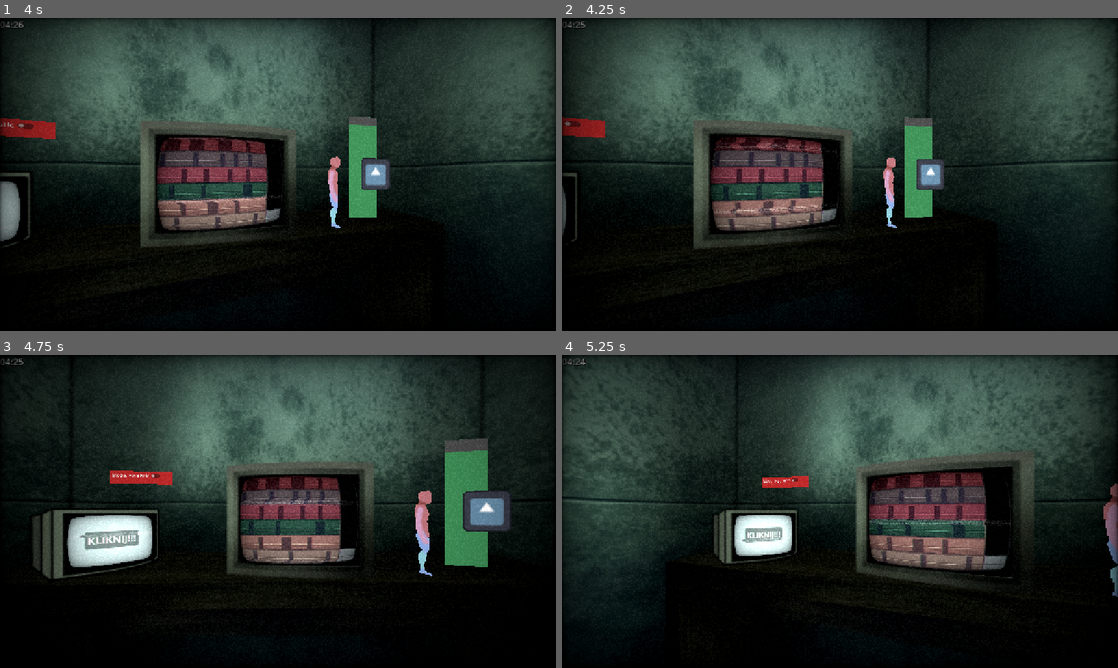
Above: before the commit, frames 1-4 (two rows, left to right).
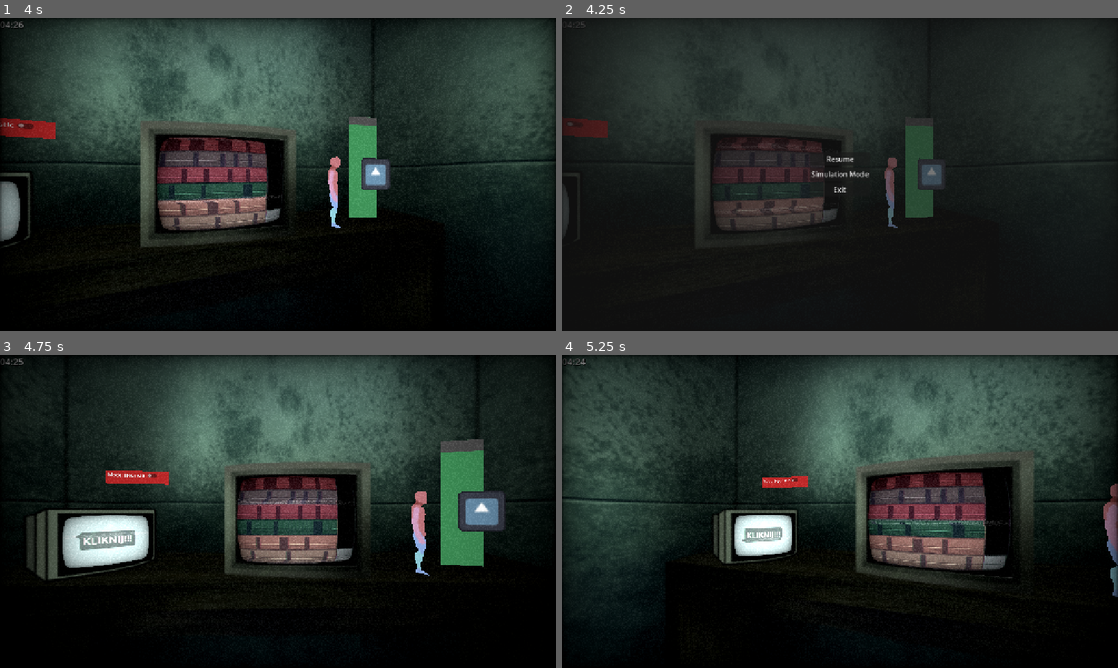
Above: after the commit, the same moments.

Repository: grinrix/Uplift-Enterprise
Game: Godot game, scene res://SecurityRoom3D.tscn
Two runs of this game, one before a commit and one after it. Both use one fixed random seed, a clock stepped at 60 frames per second and the inputs below. This scene is started directly instead of the project's main scene. The engine's default icon, where the game draws it, is replaced by a stand-in: a white triangle on a blue panel in a dark square.
Inputs (mouse positions are in pixels of both pictures, inside the frame that each line leads up to):
- Up to frame 1 (4 s): move the mouse to (400, 158) at 0.52 s; hold Up (ui_up) 0.53-1.28 s; click (400, 158) at 0.67 s; move the mouse to (166, 190) at 1.27 s; hold Down (ui_down) 1.28-2.03 s; click (166, 190) at 1.42 s; move the mouse to (333, 105) at 2.02 s; hold Up (ui_up) 2.03-3.53 s; click (333, 105) at 2.17 s; move the mouse to (250, 237) at 2.77 s; click (250, 237) at 2.92 s; move the mouse to (444, 221) at 3.52 s; hold Down (ui_down) from 3.53 s (still down); click (444, 221) at 3.67 s
- Up to frame 2 (4.25 s): keep holding Down (ui_down); tap Escape (escape, bound only after the commit) at 4.15 s
- Up to frame 3 (4.75 s): release Down (ui_down) at 4.25 s; click (278, 495) at 4.25 s, where only the run after the commit has a clickable "Resume"
- Up to frame 4 (5.25 s): move the mouse to (673, 464) at 5.02 s; hold Down (ui_down) from 5.03 s (still down); click (673, 464) at 5.17 s

Frame 1 is identical in both runs. In frame 2, 31% of the frame differs, in the area x 0-100%, y 1-73%; in frame 3, 5.2%; in frame 4, 0.3%.

Commit message:
dodano tablecik
no i ez

Diff:
--- a/ElevatorMovement.gd
+++ b/ElevatorMovement.gd
@@ -179,7 +179,7 @@
 	for i in range(nodes_to_visit.size()):
 		var next_node = nodes_to_visit[i]
 		var sum_to_next = abs(next_node - current_node)
-		print('dynamic!!!!!!!!!!!!!!')
+		# print('dynamic!!!!!!!!!!!!!!')
 
 		# tworzymy nową listę do sprawdzenia (bez tej trasy)
 		var remaining_nodes = nodes_to_visit.duplicate()
--- /dev/null
+++ b/LaptopApp.gd
@@ -0,0 +1,25 @@
+extends Control
+@onready var task_container = $VBoxContainer
+# punkty za zadanie
+var points_per_task: int = 150
+
+func _ready():
+	# łączymy checkboxy
+	for child in task_container.get_children():
+		if child is CheckBox:
+			child.toggled.connect(_on_task_toggled.bind(child)) # bind by wiedzieć co jest kliknietę
+
+func _on_task_toggled(button_pressed: bool, button_node: CheckBox):
+	if button_pressed:
+		print("Zadanie wykonane: ", button_node.text)
+		button_node.disabled = true
+		button_node.modulate = Color(0.0, 1.0, 0.0, 1.0)
+
+		var gm = get_tree().root.find_child("GameManager", true, false)
+		if gm:
+			if "score_points" in gm:
+				gm.score_points += points_per_task
+			if "completed_tasks" in gm:
+				gm.completed_tasks += 1
+
+			print("Aktualne punkty: ", gm.score_points)
--- /dev/null
+++ b/LaptopApp.tscn
@@ -0,0 +1,49 @@
+[gd_scene load_steps=2 format=3 uid="uid://48nhysgybdhn"]
+
+[ext_resource type="Script" uid="uid://cfyawrdymmq0l" path="res://LaptopApp.gd" id="1_eqpok"]
+
+[node name="LaptopApp" type="Control"]
+layout_mode = 3
+anchors_preset = 15
+anchor_right = 1.0
+anchor_bottom = 1.0
+grow_horizontal = 2
+grow_vertical = 2
+script = ExtResource("1_eqpok")
+
+[node name="ColorRect" type="ColorRect" parent="."]
+layout_mode = 1
+anchors_preset = 15
+anchor_right = 1.0
+anchor_bottom = 1.0
+grow_horizontal = 2
+grow_vertical = 2
+color = Color(0.07450981, 1, 1, 1)
+
+[node name="VBoxContainer" type="VBoxContainer" parent="."]
+layout_mode = 1
+anchors_preset = 8
+anchor_left = 0.5
+anchor_top = 0.5
+anchor_right = 0.5
+anchor_bottom = 0.5
+offset_left = -233.5
+offset_top = -115.0
+offset_right = 233.5
+offset_bottom = 115.0
+grow_horizontal = 2
+grow_vertical = 2
+theme_override_constants/separation = 15
+
+[node name="CheckBox" type="CheckBox" parent="VBoxContainer"]
+layout_mode = 2
+theme_override_colors/font_color = Color(0, 0, 0, 1)
+theme_override_font_sizes/font_size = 40
+text = "Wyjaraj 20 paczek malboro"
+
+[node name="CheckBox2" type="CheckBox" parent="VBoxContainer"]
+layout_mode = 2
+theme_override_colors/font_color = Color(0, 0, 0, 1)
+theme_override_constants/outline_size = 0
+theme_override_font_sizes/font_size = 40
+text = "Wypij całego jack daniels'a"
--- a/LaptopPanel.gd
+++ b/LaptopPanel.gd
@@ -1,30 +1,56 @@
 extends Control
-var is_open = false
-var screen_height = 0.0
+
+var is_open: bool = false
+var is_animating: bool = false
+var screen_height: float = 0.0
+var can_toggle: bool = true
+var top_zone_height: float = 50.0
+
 @onready var slide_tween: Tween
 
 func _ready():
 	screen_height = get_viewport_rect().size.y
-	# laptop jest ustawiony pod ekranem na start
-	position.y = screen_height
+	position.y = -screen_height
+	set_anchors_preset(Control.PRESET_FULL_RECT)
+	size = get_viewport_rect().size
+
 func _process(delta):
 	var mouse_y = get_viewport().get_mouse_position().y
-	var threshold = screen_height - 50
-	# Otwieranie
-	if mouse_y > threshold and not is_open:
+	if mouse_y < top_zone_height:
+		if can_toggle and not is_animating:
+			toggle_laptop()
+			can_toggle = false
+	else:
+		can_toggle = true
+
+func toggle_laptop():
+	if is_open:
+		close_laptop()
+	else:
 		open_laptop()
-	# Zamykanie
-	elif mouse_y < (screen_height - 400) and is_open:
-		close_laptop()
+
 func open_laptop():
-	is_open = true
+	is_animating = true
 	if slide_tween: slide_tween.kill()
 	slide_tween = create_tween()
-	# Wyjeżdża do góry (na pozycję 0)
-	slide_tween.tween_property(self, "position:y", 0.0, 0.5).set_trans(Tween.TRANS_CUBIC)
+
+	# zjeżdza w dół na sródek
+	slide_tween.tween_property(self, "position:y", 720.0, 0.5).set_trans(Tween.TRANS_CUBIC).set_ease(Tween.EASE_OUT)
+
+	await slide_tween.finished
+	is_open = true
+	is_animating = false
+	print("laptop otwarty")
+
 func close_laptop():
-	is_open = false
+	is_animating = true
 	if slide_tween: slide_tween.kill()
 	slide_tween = create_tween()
-	# Chowa się pod ekran
-	slide_tween.tween_property(self, "position:y", screen_height, 0.5).set_trans(Tween.TRANS_CUBIC)
+
+	# wraca do góry
+	slide_tween.tween_property(self, "position:y", -screen_height, 0.5).set_trans(Tween.TRANS_CUBIC).set_ease(Tween.EASE_IN)
+
+	await slide_tween.finished
+	is_open = false
+	is_animating = false
+	print("laptop zamknięty")
--- a/MainMenu.tscn
+++ b/MainMenu.tscn
@@ -1,6 +1,31 @@
-[gd_scene load_steps=2 format=3 uid="uid://7k288sjacbay"]
+[gd_scene load_steps=4 format=3 uid="uid://7k288sjacbay"]
 
 [ext_resource type="Script" uid="uid://ms2ke24ih5y0" path="res://MainMenu.gd" id="1_i26rj"]
+[ext_resource type="Shader" uid="uid://ol4bnpvkdj0g" path="res://crt_effect.gdshader" id="2_eiy7p"]
+
+[sub_resource type="ShaderMaterial" id="ShaderMaterial_h7a2f"]
+shader = ExtResource("2_eiy7p")
+shader_parameter/overlay = false
+shader_parameter/scanlines_opacity = 0.0
+shader_parameter/scanlines_width = 0.5
+shader_parameter/grille_opacity = 0.0
+shader_parameter/resolution = Vector2(8000, 6000)
+shader_parameter/pixelate = false
+shader_parameter/roll = false
+shader_parameter/roll_speed = 8.0
+shader_parameter/roll_size = 0.0
+shader_parameter/roll_variation = 0.10000000149012
+shader_parameter/distort_intensity = 0.05
+shader_parameter/noise_opacity = 0.4
+shader_parameter/noise_speed = 5.0
+shader_parameter/static_noise_intensity = 0.06
+shader_parameter/aberration = 4.7499999933364734e-08
+shader_parameter/brightness = 1.0
+shader_parameter/discolor = true
+shader_parameter/warp_amount = 0.0
+shader_parameter/clip_warp = false
+shader_parameter/vignette_intensity = 0.4
+shader_parameter/vignette_opacity = 0.5
 
 [node name="MainMenu" type="Control"]
 layout_mode = 3
@@ -20,9 +45,9 @@
 anchor_top = 0.5
 anchor_right = 0.5
 anchor_bottom = 0.5
-offset_left = -70.0
+offset_left = -120.0
 offset_top = -50.5
-offset_right = 70.0
+offset_right = 120.0
 offset_bottom = 50.5
 grow_horizontal = 2
 grow_vertical = 2
@@ -41,3 +66,14 @@
 layout_mode = 2
 text = "Exit
 "
+
+[node name="PostProcessing" type="CanvasLayer" parent="."]
+visible = false
+
+[node name="CRTShader" type="ColorRect" parent="PostProcessing"]
+material = SubResource("ShaderMaterial_h7a2f")
+anchors_preset = 15
+anchor_right = 1.0
+anchor_bottom = 1.0
+grow_horizontal = 2
+grow_vertical = 2
--- /dev/null
+++ b/PauseMenu.gd
@@ -0,0 +1,38 @@
+extends Control
+
+func _ready():
+	$"PanelContainer/Przyciski/resume".pressed.connect(_on_resume_pressed)
+	$"PanelContainer/Przyciski/simulation mode".pressed.connect(_on_simulation_pressed)
+	$"PanelContainer/Przyciski/exit".pressed.connect(_on_exit_pressed)
+	visible = false
+	process_mode = Node.PROCESS_MODE_ALWAYS
+
+func _process(_delta):
+	testEsc()
+
+func resume():
+	get_tree().paused = false
+	visible = false
+
+func pause():
+	get_tree().paused = true
+	visible = true
+
+func testEsc():
+	if Input.is_action_just_pressed("escape"):
+		if get_tree().paused:
+			resume()
+		else:
+			pause()
+
+func _on_resume_pressed():
+	resume()
+
+func _on_simulation_pressed():
+	print("Uruchamianie trybu symulacji...")
+	get_tree().paused = false
+	get_tree().change_scene_to_file("res://SecurityRoom.tscn")
+
+func _on_exit_pressed():
+	print("Zamykanie...")
+	get_tree().quit()
--- /dev/null
+++ b/PauseMenu.tscn
@@ -0,0 +1,44 @@
+[gd_scene load_steps=2 format=3 uid="uid://bagubuh2ppamm"]
+
+[ext_resource type="Script" uid="uid://ftea1bkme7j7" path="res://PauseMenu.gd" id="1_nov15"]
+
+[node name="PauseMenu" type="Control"]
+process_mode = 3
+layout_mode = 3
+anchors_preset = 15
+anchor_right = 1.0
+anchor_bottom = 1.0
+grow_horizontal = 2
+grow_vertical = 2
+script = ExtResource("1_nov15")
+
+[node name="PanelContainer" type="PanelContainer" parent="."]
+process_mode = 3
+layout_mode = 1
+anchors_preset = 15
+anchor_right = 1.0
+anchor_bottom = 1.0
+grow_horizontal = 2
+grow_vertical = 2
+
+[node name="Przyciski" type="VBoxContainer" parent="PanelContainer"]
+process_mode = 3
+layout_mode = 2
+size_flags_horizontal = 4
+size_flags_vertical = 4
+
+[node name="resume" type="Button" parent="PanelContainer/Przyciski"]
+process_mode = 3
+layout_mode = 2
+text = "Resume"
+
+[node name="simulation mode" type="Button" parent="PanelContainer/Przyciski"]
+process_mode = 3
+layout_mode = 2
+text = "Simulation Mode"
+
+[node name="exit" type="Button" parent="PanelContainer/Przyciski"]
+process_mode = 3
+layout_mode = 2
+text = "Exit
+"
--- a/SecurityRoom.tscn
+++ b/SecurityRoom.tscn
@@ -1,8 +1,9 @@
-[gd_scene load_steps=4 format=3 uid="uid://r04bfu67fn3t"]
+[gd_scene load_steps=5 format=3 uid="uid://r04bfu67fn3t"]
 
 [ext_resource type="Script" uid="uid://bboyo8ujf2eq3" path="res://SecurityRoom.gd" id="1_mc320"]
 [ext_resource type="Texture2D" uid="uid://cw8omhvneifim" path="res://Assets/room_bg.png" id="2_l3kad"]
 [ext_resource type="PackedScene" uid="uid://dy8iabomvheh5" path="res://GameMap.tscn" id="3_m0nhq"]
+[ext_resource type="PackedScene" uid="uid://bagubuh2ppamm" path="res://PauseMenu.tscn" id="4_l3kad"]
 
 [node name="SecurityRoom" type="Node2D"]
 script = ExtResource("1_mc320")
@@ -30,3 +31,7 @@
 [node name="GameMap" parent="ElevetorCam/SubViewport" instance=ExtResource("3_m0nhq")]
 position = Vector2(-28.500011, -11.999998)
 scale = Vector2(0.35, 0.35)
+
+[node name="PauseMenu" type="CanvasLayer" parent="."]
+
+[node name="PauseMenu" parent="PauseMenu" instance=ExtResource("4_l3kad")]
--- a/SecurityRoom3D.tscn
+++ b/SecurityRoom3D.tscn
@@ -11,6 +11,8 @@
 [ext_resource type="PackedScene" uid="uid://yopusshe38f5" path="res://MinigameManager.tscn" id="8_0ek2n"]
 [ext_resource type="Script" uid="uid://dcpi3lwmepkqb" path="res://LaptopPanel.gd" id="10_6y15s"]
 [ext_resource type="Shader" uid="uid://ol4bnpvkdj0g" path="res://crt_effect.gdshader" id="11_68c40"]
+[ext_resource type="PackedScene" uid="uid://48nhysgybdhn" path="res://LaptopApp.tscn" id="11_w8d4s"]
+[ext_resource type="PackedScene" uid="uid://bagubuh2ppamm" path="res://PauseMenu.tscn" id="12_pu2df"]
 
 [sub_resource type="SphereMesh" id="SphereMesh_n7fyb"]
 radius = 10.0
@@ -189,6 +191,21 @@
 grow_vertical = 2
 script = ExtResource("10_6y15s")
 
+[node name="ColorRect" type="ColorRect" parent="LaptopLayer/LaptopPanel"]
+layout_mode = 0
+offset_left = 170.0
+offset_top = -593.0
+offset_right = 1121.0
+offset_bottom = 39.0
+color = Color(0.080783345, 0.080783345, 0.080783345, 1)
+
+[node name="LaptopApp" parent="LaptopLayer/LaptopPanel/ColorRect" instance=ExtResource("11_w8d4s")]
+layout_mode = 1
+offset_left = 51.0
+offset_top = 53.0
+offset_right = -49.0
+offset_bottom = -80.0
+
 [node name="PostProcessing" type="CanvasLayer" parent="."]
 
 [node name="CRTShader" type="ColorRect" parent="PostProcessing"]
@@ -198,3 +215,7 @@
 anchor_bottom = 1.0
 grow_horizontal = 2
 grow_vertical = 2
+
+[node name="PauseMenu" type="CanvasLayer" parent="."]
+
+[node name="PauseMenu" parent="PauseMenu" instance=ExtResource("12_pu2df")]
--- a/camera_3d.gd
+++ b/camera_3d.gd
@@ -1,8 +1,12 @@
 extends Camera3D
+
 @export var max_rotation_degrees: float = 40.0
 @export var smooth_speed: float = 5.0
 var interaction_distance = 20.0
 @onready var generator_node = get_tree().root.find_child("Generator", true, false)
+
+# <<< NOWE: Szukamy laptopa w scenie
+@onready var laptop_ui = get_tree().root.find_child("LaptopPanel", true, false)
 
 # zegar
 @onready var clock = $Clock
@@ -10,15 +14,22 @@
 var shift_active: bool = true
 
 func _process(delta):
-	var viewport_width = get_viewport().get_visible_rect().size.x
-	var mouse_x = get_viewport().get_mouse_position().x
-	var mouse_percent = clamp(mouse_x / viewport_width, 0.0, 1.0)
-	var target_y = lerp(max_rotation_degrees, -max_rotation_degrees, mouse_percent)
-	rotation_degrees.y = lerp(rotation_degrees.y, target_y, delta * smooth_speed)
+	# sprawdza czy laptop jest otwarty
+	var is_using_laptop = (laptop_ui and laptop_ui.is_open)
 
-	if Input.is_mouse_button_pressed(MOUSE_BUTTON_LEFT):
-		check_hold_interaction(delta)
-	# zegar
+	# wykonuj ruch kamerą TYLKO jeśli laptop jest zamknięty
+	if not is_using_laptop:
+		var viewport_width = get_viewport().get_visible_rect().size.x
+		var mouse_x = get_viewport().get_mouse_position().x
+		var mouse_percent = clamp(mouse_x / viewport_width, 0.0, 1.0)
+		var target_y = lerp(max_rotation_degrees, -max_rotation_degrees, mouse_percent)
+		rotation_degrees.y = lerp(rotation_degrees.y, target_y, delta * smooth_speed)
+
+		# ładowanie generatora też tylko gdy nie używamy laptopa
+		if Input.is_mouse_button_pressed(MOUSE_BUTTON_LEFT):
+			check_hold_interaction(delta)
+
+	# zegar aktualizujemy zawsze
 	if shift_active:
 		shift_time_left -= delta
 		var minutes = floor(shift_time_left / 60)
@@ -26,6 +37,10 @@
 		clock.text = "%02d:%02d" % [minutes, seconds]
 
 func _input(event):
+	# jeśli laptop jest otwarty to wszystko ignoruje
+	if laptop_ui and laptop_ui.is_open:
+		return
+
 	if event is InputEventMouseButton and event.pressed and event.button_index == MOUSE_BUTTON_LEFT:
 		#print(">>> KLIKNIĘCIE MYSZKĄ WYKRYTE <<<") # debug
 		check_interaction()
--- a/project.godot
+++ b/project.godot
@@ -20,3 +20,11 @@
 window/size/viewport_width=1280
 window/size/viewport_height=720
 window/stretch/mode="canvas_items"
+
+[input]
+
+escape={
+"deadzone": 0.2,
+"events": [Object(InputEventKey,"resource_local_to_scene":false,"resource_name":"","device":-1,"window_id":0,"alt_pressed":false,"shift_pressed":false,"ctrl_pressed":false,"meta_pressed":false,"pressed":false,"keycode":0,"physical_keycode":4194305,"key_label":0,"unicode":0,"location":0,"echo":false,"script":null)
+]
+}
Not shown, added: LaptopApp.gd.uid
Not shown, added: PauseMenu.gd.uid
Not shown: 1 places in SecurityRoom3D.tscn that only renumber resources
Not shown, added: PauseMenu.tscn1403207158.tmp
Not shown, added: PauseMenu.tscn1409253455.tmp
